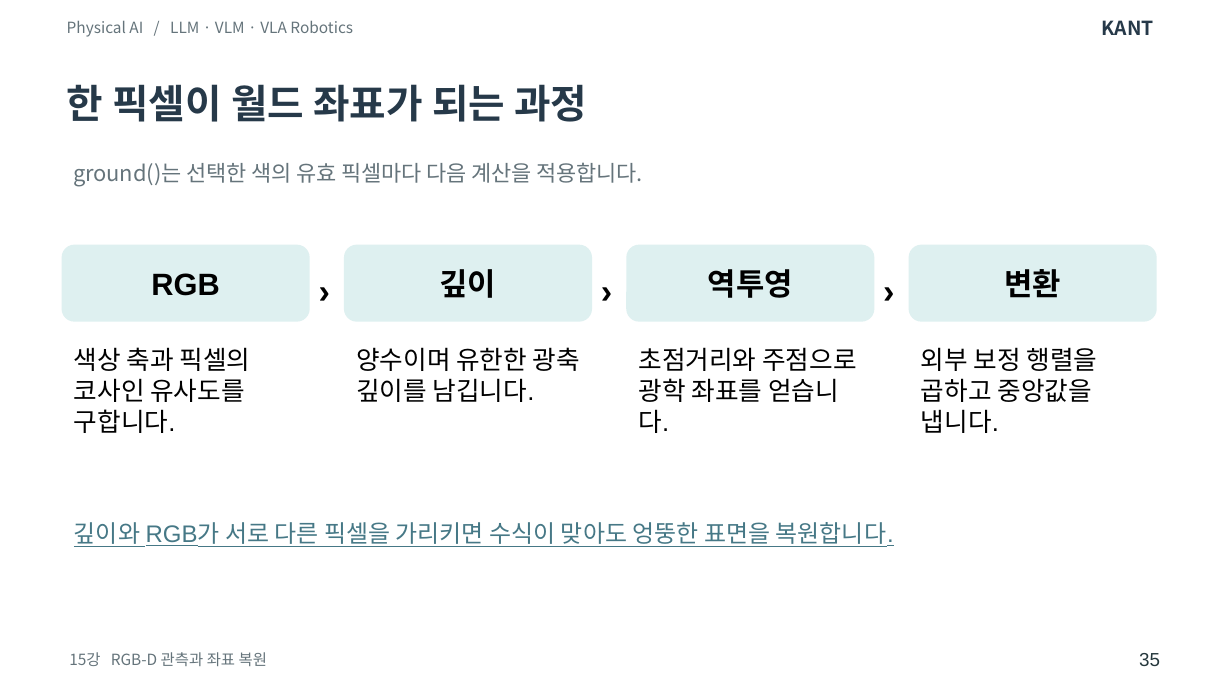
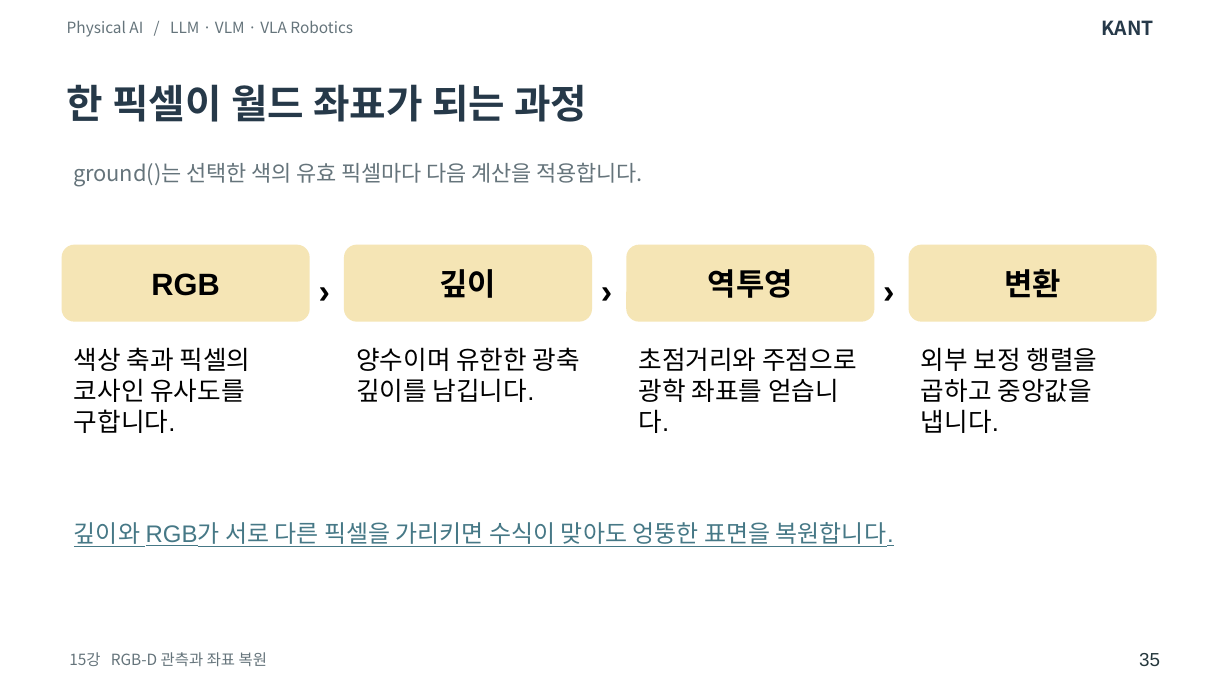
Before and after one commit to SpartaPA/waffle-mpx-lyrical, a slide deck: slide 35 of lessons/14-18/lessons-14-18.pptx. Drawn at 1232x693 pixels with LibreOffice and Linux fonts; fonts in the diff are those of the drawing. Boxes give left, top, right and bottom in pixels: in the first picture for what was removed or moved away, otherwise in the second. Text is boxed around its words. In the diff, an @@ line names an element or a change of style, - is before the commit and + after.

```diff
--- a/lessons/14-18/lessons-14-18.pptx
+++ b/lessons/14-18/lessons-14-18.pptx
@@ fill #DEF0F0 to #F5E5B5 in 4 elements at [62, 245, 309, 322], [344, 245, 591, 322], [626, 245, 873, 322], [909, 245, 1157, 322] @@
```
Also in this commit, not shown: 17 other slides changed.
